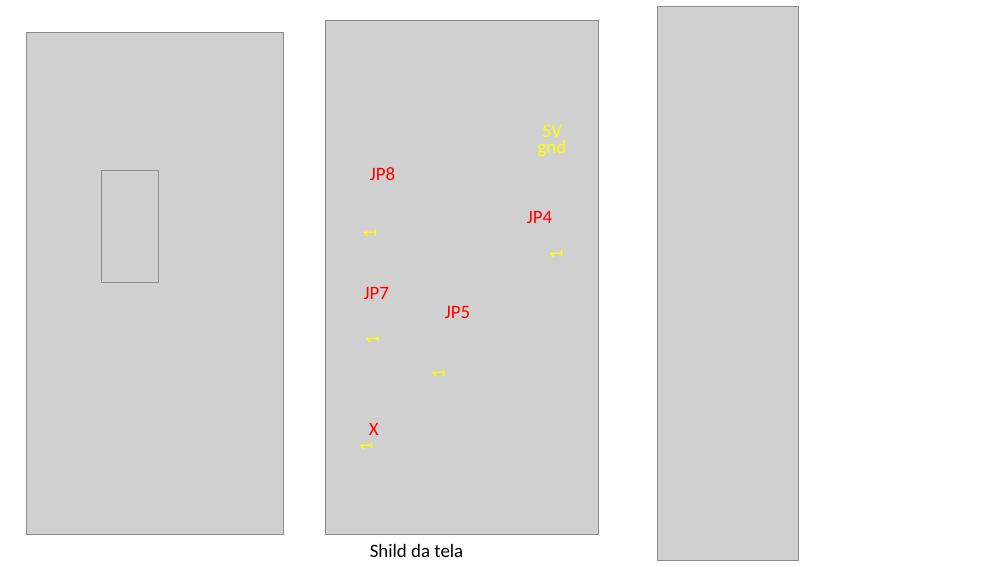
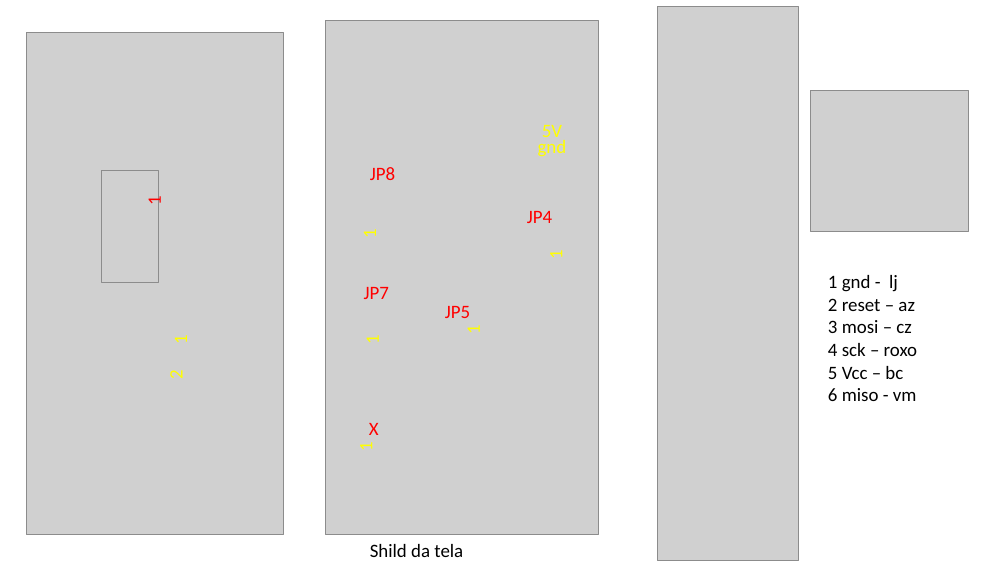
Before and after one commit to murchelon/MarSidFla, a slide deck: slide 4 of Docs/placa de conexao/nova placa.pptx. Drawn at 1008x567 pixels with LibreOffice and Linux fonts; fonts in the diff are those of the drawing; grey boxes stand for pictures. Boxes give left, top, right and bottom in pixels: in the first picture for what was removed or moved away, otherwise in the second. Text is boxed around its words. In the diff, an @@ line names an element or a change of style, - is before the commit and + after.

Commit message:
update

```diff
--- a/Docs/placa de conexao/nova placa.pptx
+++ b/Docs/placa de conexao/nova placa.pptx
@@ picture added at box(811, 91, 969, 231) @@
@@ text added at box(143, 197, 166, 206), 18 pt, text #FF0000 @@
+1
@@ text added at box(828, 275, 917, 401), 18 pt, text #000000 @@
+1 gnd - lj
+2 reset – az
+3 mosi – cz
+4 sck – roxo
+5 Vcc – bc
+6 miso - vm
@@ text "1": place and size @@
-text "1" at box(427, 370, 450, 376)
+text "1" at box(462, 326, 485, 332)
@@ text added at box(169, 336, 192, 342), 18 pt, text #FFFF00 @@
+1
@@ text added at box(165, 371, 188, 378), 18 pt, text #FFFF00 @@
+2
```
Also in this commit, not shown: 2 other slides changed.
